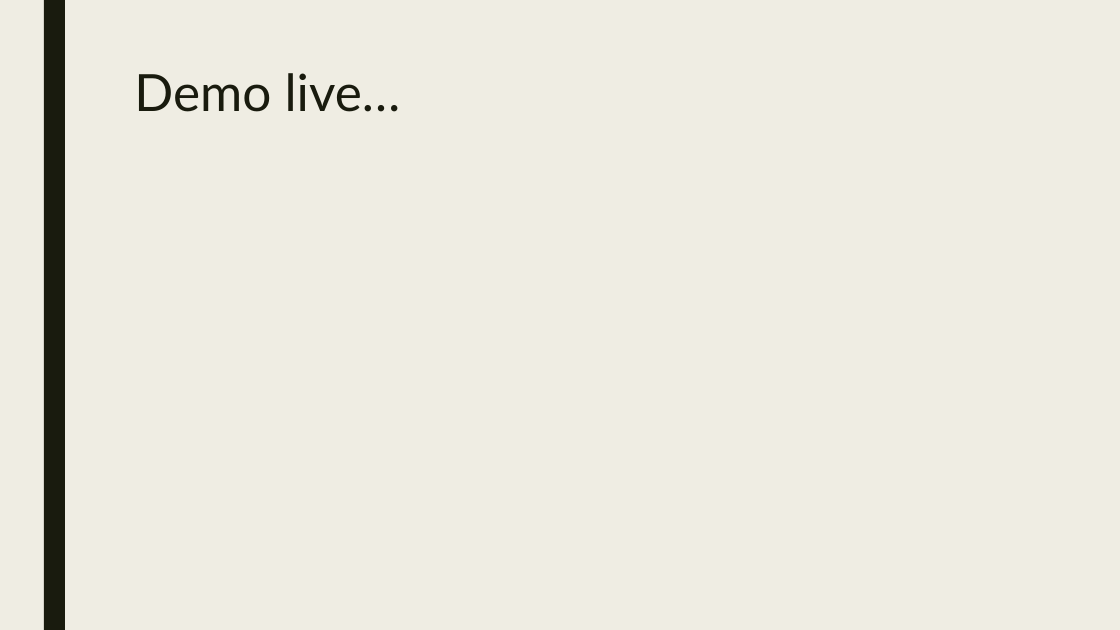
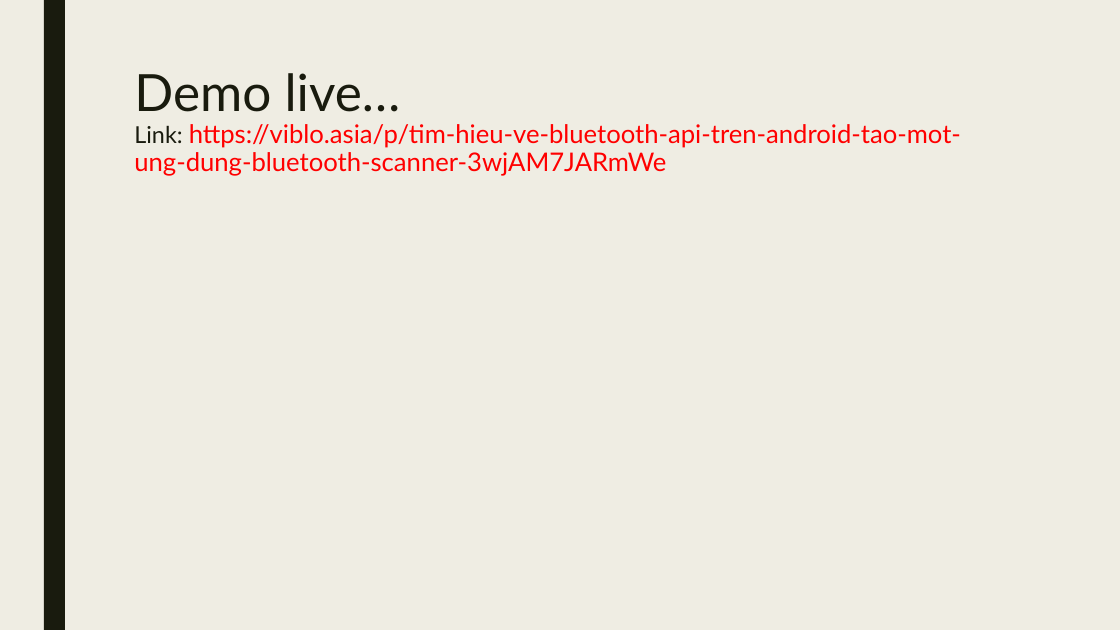
Before and after one commit to huynhlehoang1995/Group-4, a slide deck: slide 6 of Tranning/Bluetooth_Tri/Bluetooth.pptx. Drawn at 1120x630 pixels with LibreOffice and Linux fonts; fonts in the diff are those of the drawing. Boxes give left, top, right and bottom in pixels: in the first picture for what was removed or moved away, otherwise in the second. Text is boxed around its words. In the diff, an @@ line names an element or a change of style, - is before the commit and + after.

Commit message:
bluetooth update

```diff
--- a/Tranning/Bluetooth_Tri/Bluetooth.pptx
+++ b/Tranning/Bluetooth_Tri/Bluetooth.pptx
@@ title at [134,73,961,176]: text changed; size 44 to 22 pt; text colour #191B0E to #FF0000 @@
-Demo live…
+Demo live…
+Link: https://viblo.asia/p/tim-hieu-ve-bluetooth-api-tren-android-tao-mot-ung-dung-bluetooth-scanner-3wjAM7JARmWe
```
